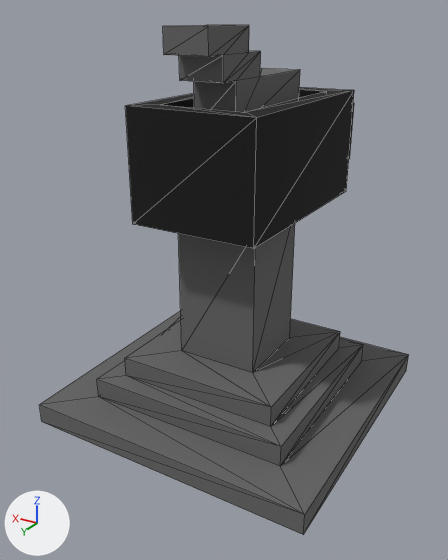
The OBJ model Assets/Weapons/PiercingCannon/PiercingCannon.obj, before and after one commit.
Rendered twice from a 50 mm camera at (-0.37, 3.41, 3.84) aimed at (1.05, 1.05, 2.66). The axes (+X, +Y, +Z) are drawn at lower left. The lights are the same throughout. Mesh edges are drawn as thin lines. Where no turn or scale is listed for an object, it has been applied to the vertices. Vertices at the same position are counted once.

In view in the first picture: 'Untitled'.
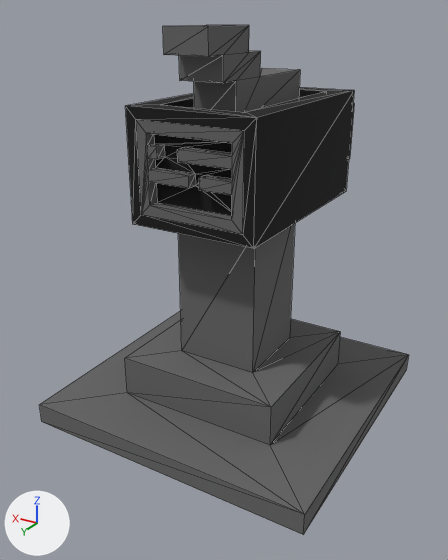
The newer file is also rescaled (x2.0), turned or shifted as a whole; pictures and numbers use the older file's frame.

Location of each change, (x1, y1, x2, y2) in pixels of the pictures (448 x 560 px):
```json
{"part": 1, "of": "me_untitled", "change": "cut back", "before": [40, 311, 408, 515], "after": [40, 311, 408, 515]}
{"part": 2, "of": "me_untitled", "change": "built on", "before": [125, 106, 257, 249], "after": [125, 106, 257, 249]}
```

Scene script edits in JSON lines:
```json
{"block": "me_untitled", "where": "# used by ob_untitled; location = (0.0, 0.0, 0.0)"}
{"op": "remove", "block": "me_untitled", "code": "me_untitled.from_pydata(...)  # 88 vertices, 172 faces; spans x 0.3..1.7, y 0.1..1.7, z 2.0..3.8"}
{"op": "add", "block": "me_untitled", "code": "me_untitled.from_pydata(...)  # 124 vertices, 244 faces; spans x 0.3..1.7, y 0.1..1.7, z 2.0..3.8"}
{"block": "me_untitled", "change": "me_untitled part 1"}
{"block": "me_untitled", "change": "12 vertices are removed from x 0.5..1.5, y 0.5..1.5, z 2.1..2.2"}
{"block": "me_untitled", "change": "32 faces are deleted"}
{"block": "me_untitled", "change": "4 vertices are added at (0.6, 1.4, 2.1), (0.6, 0.6, 2.1), (1.4, 0.6, 2.1), (1.4, 1.4, 2.1)"}
{"block": "me_untitled", "change": "16 new faces join them"}
{"block": "me_untitled", "change": "me_untitled part 2"}
{"block": "me_untitled", "change": "2 faces are deleted"}
{"block": "me_untitled", "change": "24 vertices are added at x 0.75..1.25, y 1.35..1.4, z 3.05..3.45"}
{"block": "me_untitled", "change": "20 new vertices lie (0.0, 0.05, 0.0) away from vertices in x 0.8..1.2, y 1.35, z 3.1..3.4"}
{"block": "me_untitled", "change": "90 new faces join them"}
```
